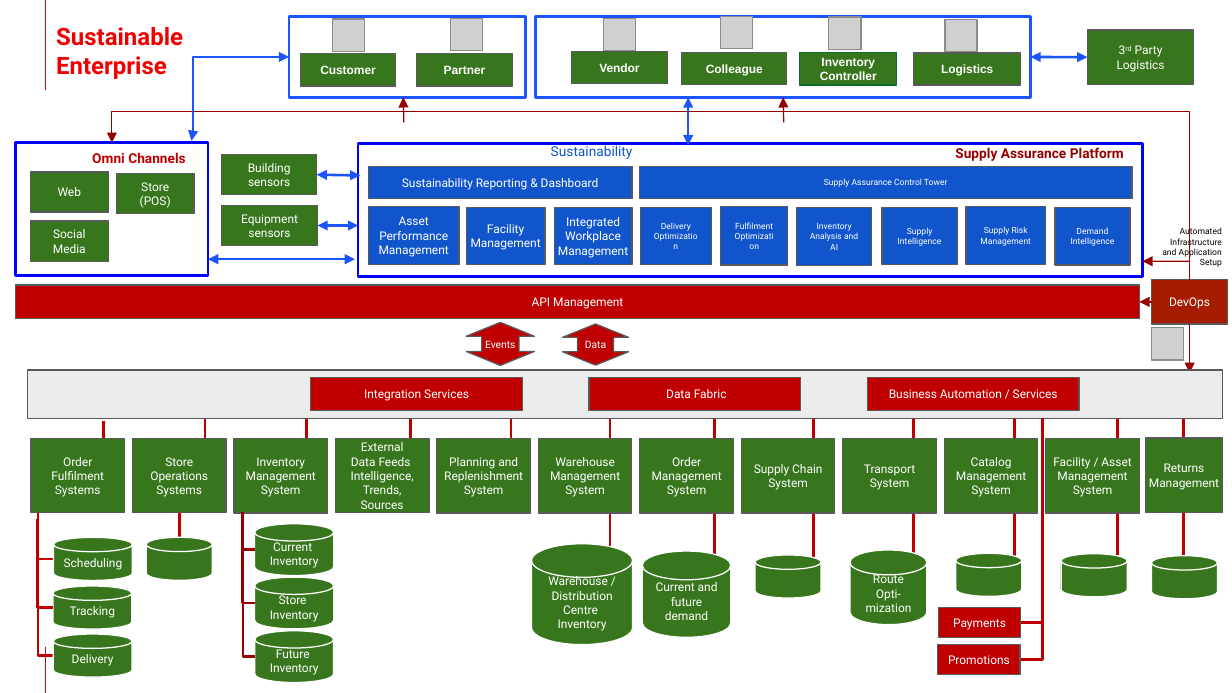
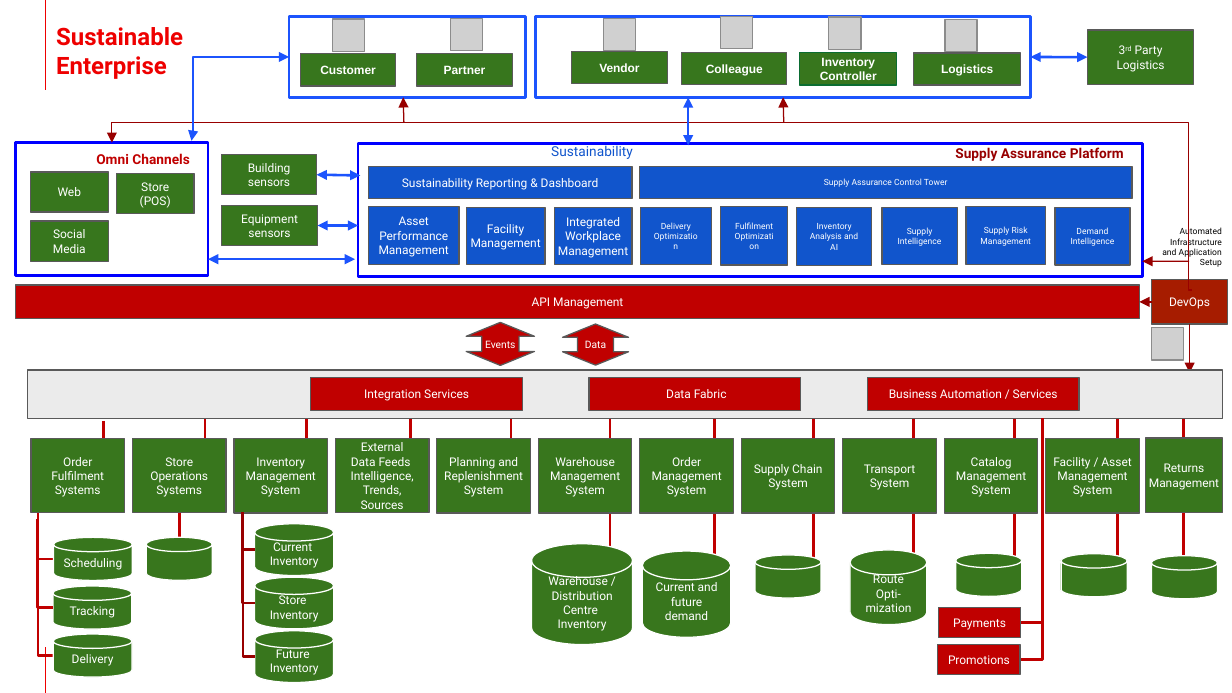
Before and after one commit to brucedkyle/architectures, a slide deck: slide 13 of site/supplychain/downloads/SupplyChainOptimization.ReferenceArchitecture.pptx. Drawn at 1232x693 pixels with LibreOffice and Linux fonts; fonts in the diff are those of the drawing; grey boxes stand for pictures; background and template pictures are left out. Boxes give left, top, right and bottom in pixels: in the first picture for what was removed or moved away, otherwise in the second. Text is boxed around its words. In the diff, an @@ line names an element or a change of style, - is before the commit and + after.

```diff
--- a/site/supplychain/downloads/SupplyChainOptimization.ReferenceArchitecture.pptx
+++ b/site/supplychain/downloads/SupplyChainOptimization.ReferenceArchitecture.pptx
@@ text "Omni Channels": place and size @@
-text "Omni Channels" at box(92, 152, 185, 163)
+text "Omni Channels" at box(96, 153, 189, 164)
@@ elbow arrow moved from (1190, 280) - (112, 143) to (1191, 290) - (112, 143) @@
```
Also in this commit, not shown: 1 other slide changed, 10 other files.
